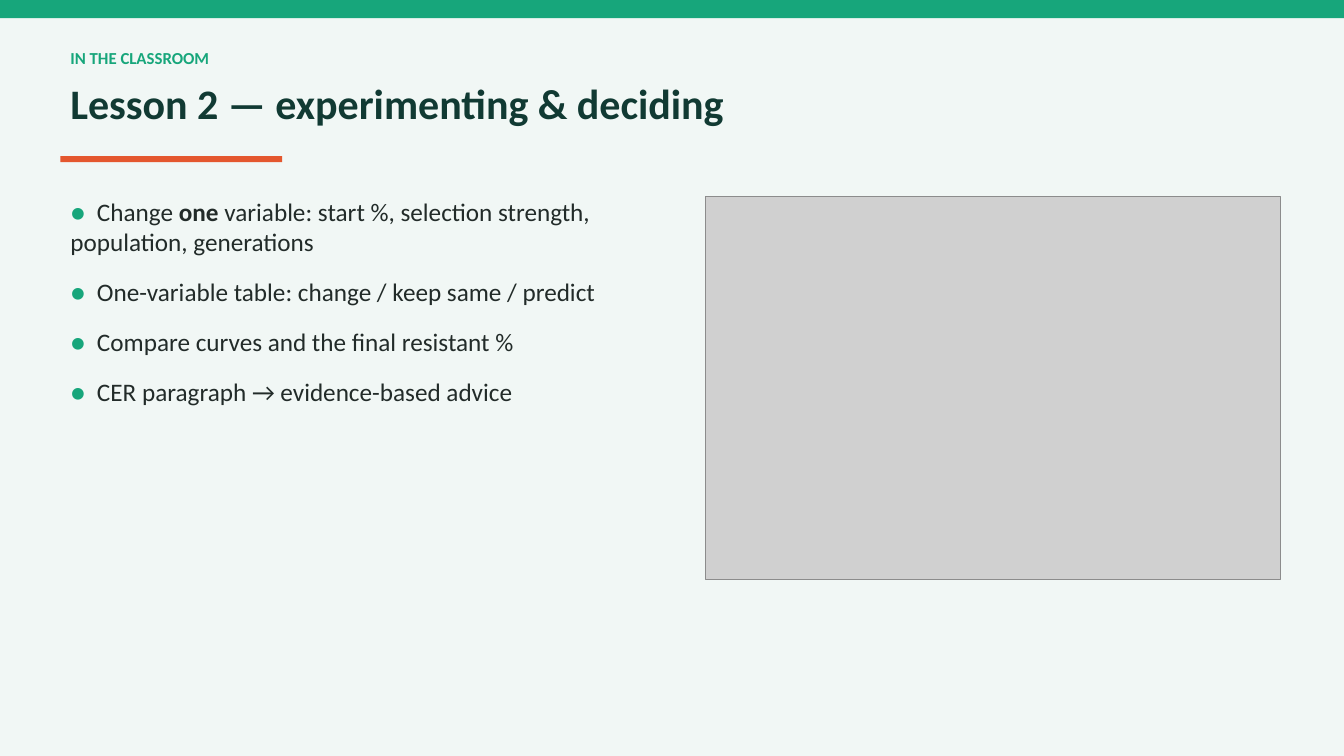
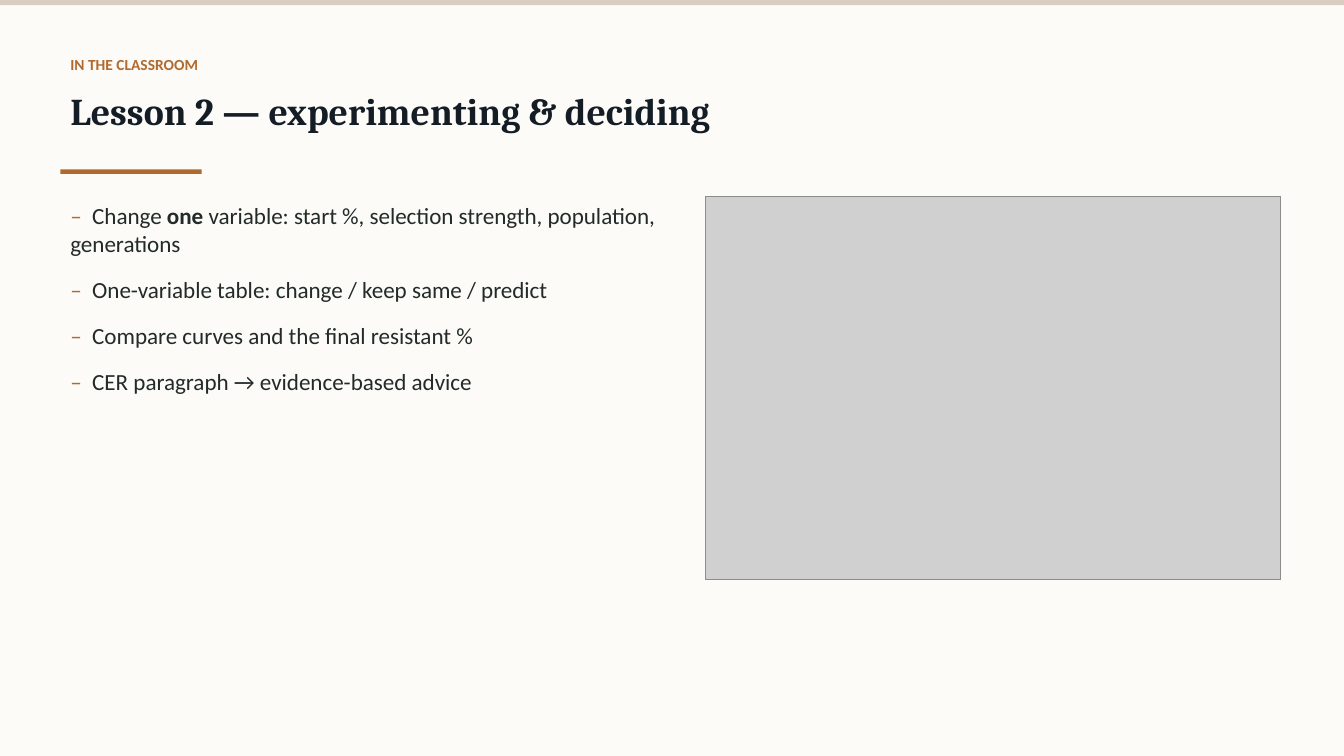
Before and after one commit to felixxxxx11/antibiotic-resistance-sim, a slide deck: slide 7 of INT6064 Individual Module - Slides - WUPENGHUI.pptx. Drawn at 1344x756 pixels with LibreOffice and Linux fonts; fonts in the diff are those of the drawing; grey boxes stand for pictures. Boxes give left, top, right and bottom in pixels: in the first picture for what was removed or moved away, otherwise in the second. Text is boxed around its words. In the diff, an @@ line names an element or a change of style, - is before the commit and + after.

Commit message:
Restyle deck (warm academic palette) and unify document text colors

```diff
--- a/INT6064 Individual Module - Slides - WUPENGHUI.pptx
+++ b/INT6064 Individual Module - Slides - WUPENGHUI.pptx
@@ rectangle at (x1=0, y1=0, x2=1344, y2=756): fill #F1F7F5 to #FCFBF7 @@
@@ rectangle resized from (x1=0, y1=0, x2=1344, y2=18) to (x1=0, y1=0, x2=1344, y2=5) @@
@@ rectangle at (x1=0, y1=0, x2=1344, y2=5): fill #17A67B to #D8CFC2 @@
@@ text "IN THE CLASSROOM" moved from (x1=70, y1=53, x2=210, y2=64) to (x1=70, y1=60, x2=198, y2=70) @@
@@ text "IN THE CLASSROOM" at (x1=70, y1=60, x2=198, y2=70): size 12 to 11 pt, text colour #17A67B to #B06A2E; more space between paragraphs @@
@@ text "Lesson 2 — experimenting & ..." moved from (x1=70, y1=89, x2=724, y2=126) to (x1=70, y1=98, x2=710, y2=134) @@
@@ text "Lesson 2 — experimenting & ..." at (x1=70, y1=98, x2=710, y2=134): size 30 to 27 pt, font Calibri to Cambria, text colour #113A33 to #141D25 @@
@@ rectangle resized from (x1=60, y1=156, x2=282, y2=162) to (x1=60, y1=169, x2=202, y2=173) @@
@@ rectangle at (x1=60, y1=169, x2=202, y2=173): fill #E4572E to #B06A2E @@
@@ text at (x1=70, y1=208, x2=655, y2=394): text changed; size 18 to 16.5 pt @@
-● Change one variable: start %, selection strength, population, generations
-● One-variable table: change / keep same / predict
-● Compare curves and the final resistant %
-● CER paragraph → evidence-based advice
+– Change one variable: start %, selection strength, population, generations
+– One-variable table: change / keep same / predict
+– Compare curves and the final resistant %
+– CER paragraph → evidence-based advice
```
Also in this commit, not shown: 12 other slides changed, 6 other files.
